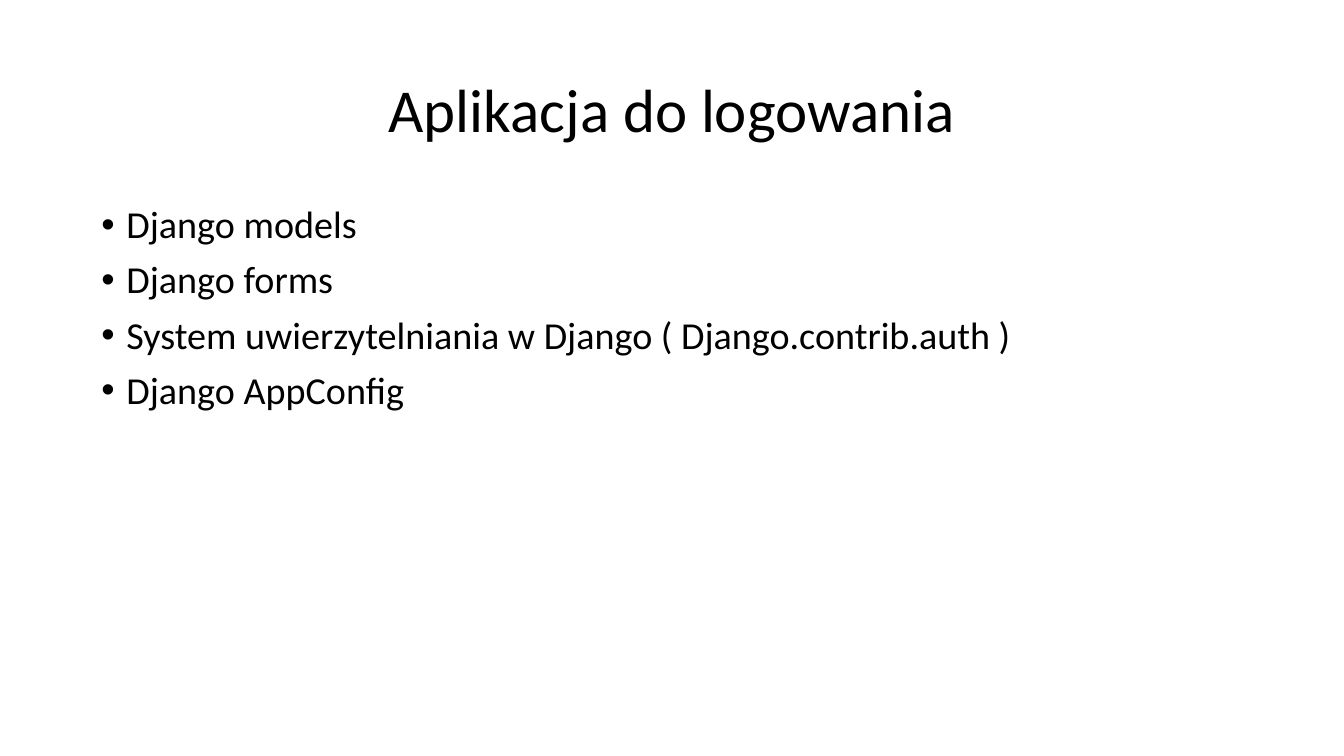
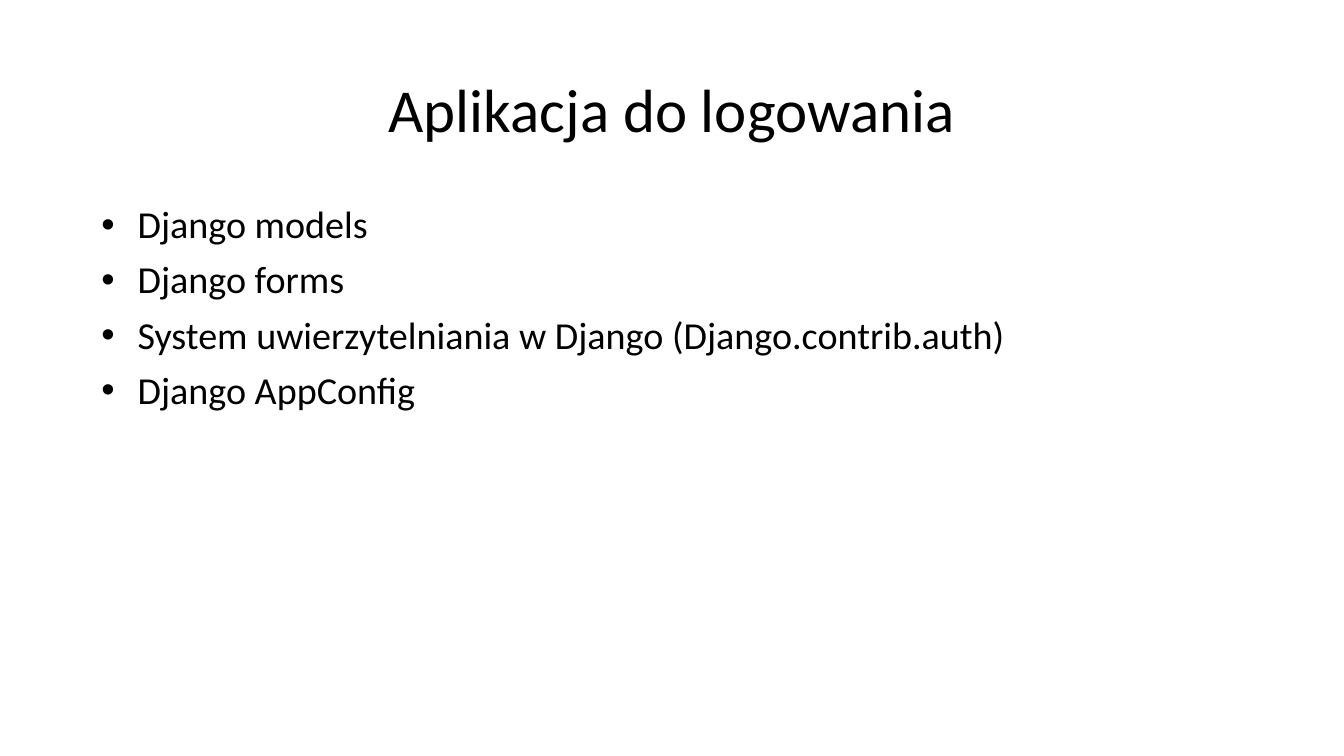
Before and after one commit to mpedziwiatr02/JPWP-User-Registration, a slide deck: slide 14 of PRESENTATION.odp. Drawn at 1344x756 pixels with LibreOffice and Linux fonts; fonts in the diff are those of the drawing; background and template pictures are left out. Boxes give left, top, right and bottom in pixels: in the first picture for what was removed or moved away, otherwise in the second. Text is boxed around its words. In the diff, an @@ line names an element or a change of style, - is before the commit and + after.

```diff
--- a/PRESENTATION.odp
+++ b/PRESENTATION.odp
@@ text at box(138, 211, 415, 411): indent changed @@
@@ text at box(138, 321, 1004, 356): text changed @@
-• System uwierzytelniania w Django ( Django.contrib.auth )
+• System uwierzytelniania w Django (Django.contrib.auth)
```
Also in this commit, not shown: 18 other slides changed.
